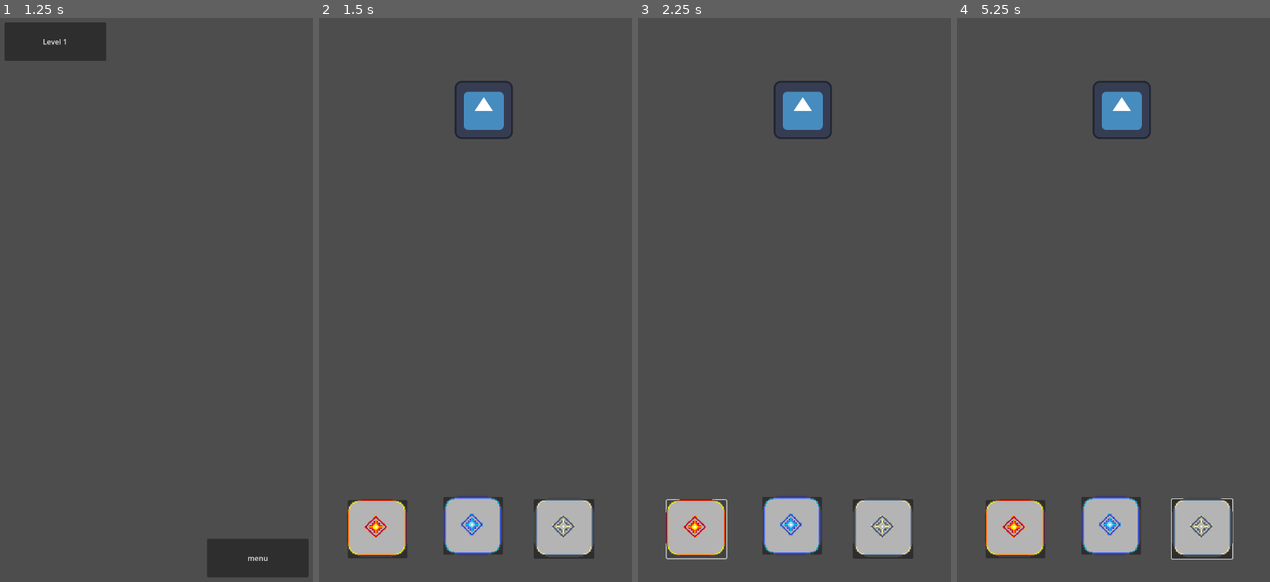
Above: before the commit, frames 1-4 (left to right).
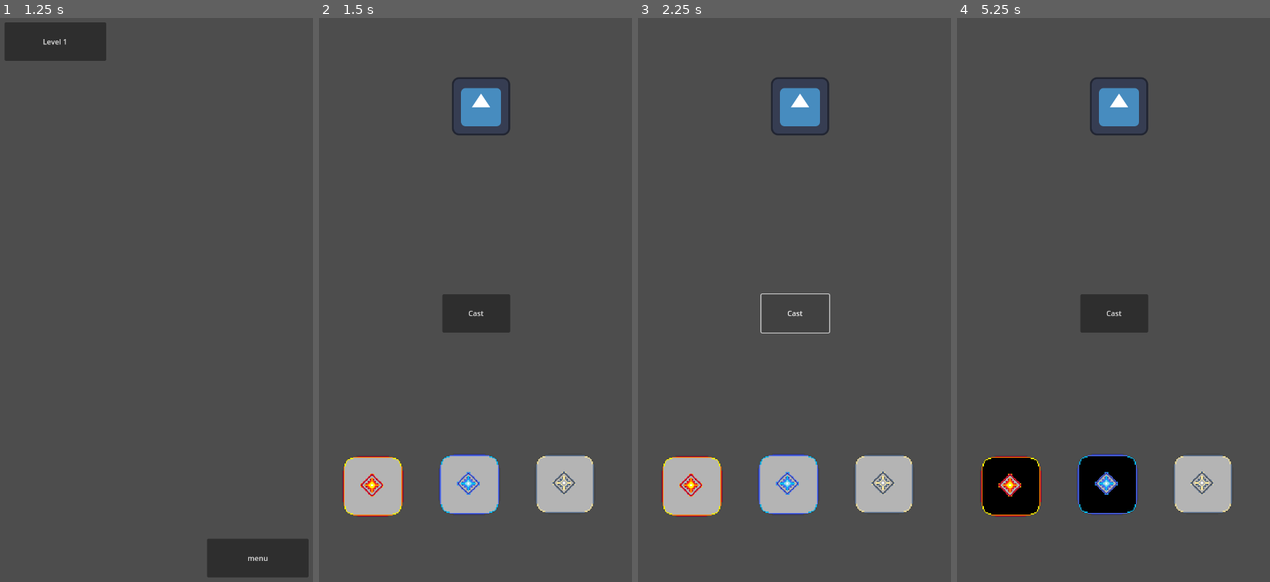
Above: after the commit, the same moments.

Repository: StephanDW/magica
Game: Godot game, scene res://Scenes/menu.tscn
Same seed, same stepped clock (60 frames per second), same inputs: the game is played once before the commit and once after it. The engine's default icon, where the game draws it, is replaced by a stand-in: a white triangle on a blue panel in a dark square.
Inputs (mouse positions are in pixels of both pictures, inside the frame that each line leads up to; where the layout moved, square brackets give the same spot in the first picture):
- Up to frame 1 (1.25 s): click "Play" at 0.5 s
- Up to frame 2 (1.5 s): click "Level 1" at 1.25 s
- Up to frame 3 (2.25 s): click (794, 311) [697, 531] at 2 s
- Up to frame 4 (5.25 s): click (1113, 311) [1110, 525] at 2.75 s; click (1010, 486) at 3.52 s; click (1113, 311) [1201, 531] at 4.25 s; click (1107, 486) at 5.02 s

Frame 1 is identical in both runs. In frame 2, 11% of the frame differs, in the area x 7-88%, y 10-96%; in frame 3, 9.8%; in frame 4, 12%, in the area x 7-89%, y 10-97%.

Commit message:
changes to gameplay

Diff:
--- a/Scenes/level_1.tscn
+++ b/Scenes/level_1.tscn
@@ -1,57 +1,66 @@
-[gd_scene load_steps=7 format=3 uid="uid://7vhlc4x4h6i8"]
+[gd_scene load_steps=10 format=3 uid="uid://7vhlc4x4h6i8"]
 
 [ext_resource type="Script" path="res://Scripts/Levels/Level1/boss1.gd" id="1_lmpmy"]
 [ext_resource type="Script" path="res://Scripts/Levels/Level1/level_1.gd" id="1_tiyl6"]
 [ext_resource type="Texture2D" uid="uid://c4eho0f60v7p0" path="res://graphics/icon.svg" id="2_eqlhr"]
 [ext_resource type="Texture2D" uid="uid://b0wcg0j710c6k" path="res://graphics/elements/basefire.png" id="4_335sl"]
 [ext_resource type="Texture2D" uid="uid://cecp8kjo43n5n" path="res://graphics/elements/baseice.png" id="5_4tkwi"]
+[ext_resource type="Texture2D" uid="uid://dvxpinbog8fup" path="res://graphics/elements/pressedfire.png" id="5_gwbvh"]
 [ext_resource type="Texture2D" uid="uid://dcibsh1ga5m87" path="res://graphics/elements/basephysical.png" id="6_0hhvv"]
+[ext_resource type="Texture2D" uid="uid://ril7oghcnket" path="res://graphics/elements/pressedwater.png" id="7_0y8m1"]
+[ext_resource type="Texture2D" uid="uid://p7adbnlcglav" path="res://graphics/elements/pressedphysical.png" id="9_5ldma"]
 
 [node name="level_1" type="Node2D"]
 script = ExtResource("1_tiyl6")
 
 [node name="Icon" type="Sprite2D" parent="."]
-position = Vector2(383, 220)
+position = Vector2(377, 212)
 texture = ExtResource("2_eqlhr")
 
 [node name="element1" type="Button" parent="."]
-offset_left = 84.0
-offset_top = 1079.0
-offset_right = 215.0
-offset_bottom = 1207.0
-
-[node name="element2" type="Button" parent="."]
-offset_left = 294.0
-offset_top = 1072.0
-offset_right = 425.0
-offset_bottom = 1199.0
-
-[node name="element3" type="Button" parent="."]
-offset_left = 493.0
-offset_top = 1077.0
-offset_right = 626.0
-offset_bottom = 1208.0
+offset_left = 292.0
+offset_top = 626.0
+offset_right = 441.0
+offset_bottom = 710.0
+text = "Cast"
 
 [node name="Boss1" type="Node2D" parent="."]
 script = ExtResource("1_lmpmy")
 
-[node name="Basefire" type="Sprite2D" parent="."]
-position = Vector2(148, 1140)
-scale = Vector2(2.25, 2.13672)
-texture = ExtResource("4_335sl")
+[node name="elem1" type="TextureButton" parent="."]
+offset_left = 66.0
+offset_top = 975.0
+offset_right = 213.0
+offset_bottom = 1127.0
+toggle_mode = true
+texture_normal = ExtResource("4_335sl")
+texture_pressed = ExtResource("5_gwbvh")
+stretch_mode = 4
 
-[node name="Baseice" type="Sprite2D" parent="."]
-position = Vector2(359, 1135)
-scale = Vector2(2.17969, 2.19531)
-texture = ExtResource("5_4tkwi")
+[node name="elem2" type="TextureButton" parent="."]
+offset_left = 278.0
+offset_top = 971.0
+offset_right = 428.0
+offset_bottom = 1118.0
+toggle_mode = true
+texture_normal = ExtResource("5_4tkwi")
+texture_pressed = ExtResource("7_0y8m1")
+stretch_mode = 4
 
-[node name="Basephysical" type="Sprite2D" parent="."]
-position = Vector2(560, 1139)
-scale = Vector2(2.21875, 2.19531)
-texture = ExtResource("6_0hhvv")
+[node name="elem3" type="TextureButton" parent="."]
+offset_left = 489.0
+offset_top = 971.0
+offset_right = 650.0
+offset_bottom = 1116.0
+toggle_mode = true
+texture_normal = ExtResource("6_0hhvv")
+texture_pressed = ExtResource("9_5ldma")
+stretch_mode = 4
 
 [connection signal="ready" from="." to="." method="_on_ready"]
 [connection signal="pressed" from="element1" to="." method="_on_button_pressed"]
-[connection signal="pressed" from="element2" to="." method="_on_button_pressed"]
-[connection signal="pressed" from="element3" to="." method="_on_button_pressed"]
 [connection signal="ready" from="Boss1" to="." method="_on_boss_1_ready"]
+[connection signal="toggled" from="elem1" to="." method="_on_elem_1_toggled"]
+[connection signal="toggled" from="elem1" to="." method="_on_texture_button_toggled"]
+[connection signal="toggled" from="elem2" to="." method="_on_elem_2_toggled"]
+[connection signal="toggled" from="elem3" to="." method="_on_elem_3_toggled"]
--- a/Scripts/Levels/Level1/level_1.gd
+++ b/Scripts/Levels/Level1/level_1.gd
@@ -2,6 +2,10 @@
 
 var GODOT
 var PLAYER
+
+var elem1
+var elem2
+var elem3
 
 func _ready():
 	GODOT = bosses.new()
@@ -12,10 +16,32 @@
 	print(GODOT.hp)
 
 func _on_button_pressed():
-	GODOT.BossDamage("",10)
+	var damage = 0
+
+	if (elem1):
+		damage += 10
+
+	if (elem2):
+		damage += 10
+
+	if (elem3):
+		damage += 10
+
+	GODOT.BossDamage("",damage)
 	if (GODOT.hp <= 0):
 		get_tree().change_scene_to_file("res://scenes/level_end.tscn")
 
 	PLAYER.playerDamage(5)
 	if (PLAYER.hp <= 0):
 		get_tree().change_scene_to_file("res://scenes/level_end.tscn")
+
+func _on_elem_1_toggled(button_pressed):
+	elem1 = button_pressed
+
+
+func _on_elem_2_toggled(button_pressed):
+	elem2 = button_pressed
+
+
+func _on_elem_3_toggled(button_pressed):
+	elem3 = button_pressed
Binary file added: graphics/elements/pressedfire.png
Not shown, added: graphics/elements/pressedfire.png.import
Binary file added: graphics/elements/pressedphysical.png
Not shown, added: graphics/elements/pressedphysical.png.import
Binary file added: graphics/elements/pressedwater.png
Not shown, added: graphics/elements/pressedwater.png.import
